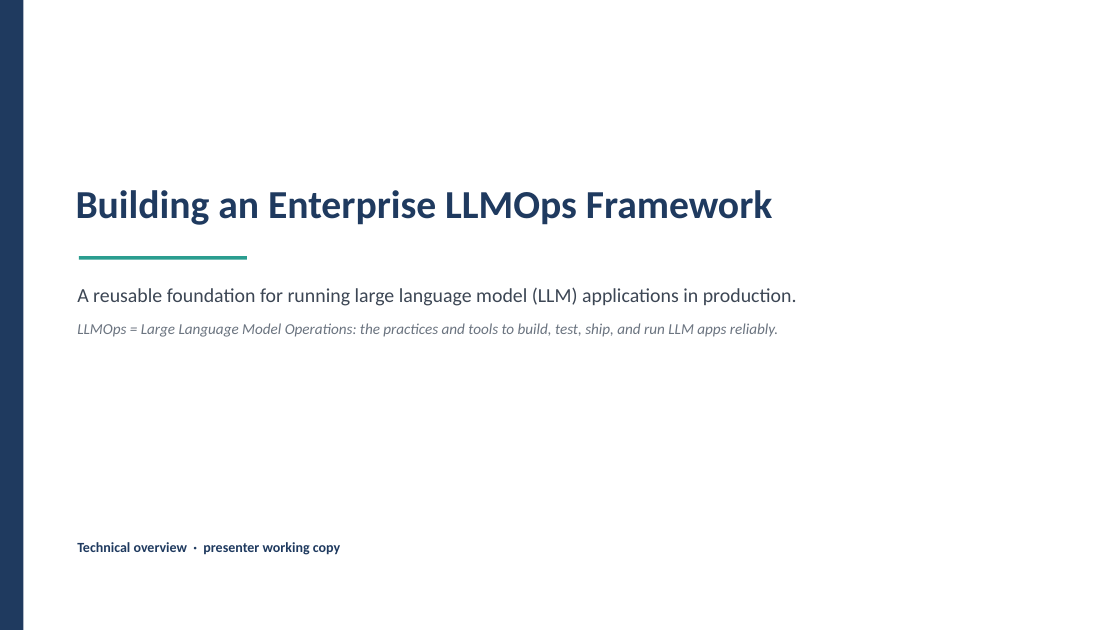
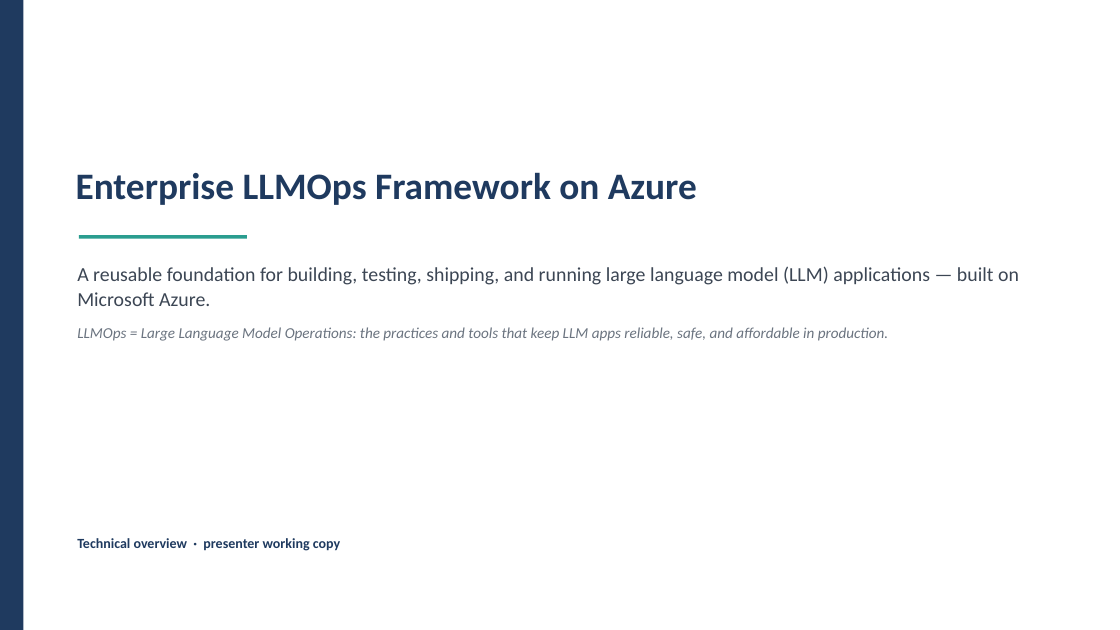
Before and after one commit to shyamanugu/LLMOps, a slide deck: slide 1 of presentation/LLMOps-Framework-Technical.pptx. Drawn at 1120x630 pixels with LibreOffice and Linux fonts; fonts in the diff are those of the drawing. Boxes give left, top, right and bottom in pixels: in the first picture for what was removed or moved away, otherwise in the second. Text is boxed around its words. In the diff, an @@ line names an element or a change of style, - is before the commit and + after.

```diff
--- a/presentation/LLMOps-Framework-Technical.pptx
+++ b/presentation/LLMOps-Framework-Technical.pptx
@@ text at bbox=[76, 172, 697, 205]: text changed; size 34 to 32 pt @@
-Building an Enterprise LLMOps Framework
+Enterprise LLMOps Framework on Azure
@@ rectangle: place and size @@
-rectangle at bbox=[79, 256, 247, 260]
+rectangle at bbox=[79, 235, 247, 239]
@@ text at bbox=[77, 266, 1019, 341]: text changed; size 13 to 17 pt; text colour #6B7480 to #3C4654; italic off @@
-A reusable foundation for running large language model (LLM) applications in production.
-LLMOps = Large Language Model Operations: the practices and tools to build, test, ship, and run LLM apps reliably.
+A reusable foundation for building, testing, shipping, and running large language model (LLM) applications — built on Microsoft Azure.
+LLMOps = Large Language Model Operations: the practices and tools that keep LLM apps reliable, safe, and affordable in production.
@@ text "Technical overview · presenter working ...": place and size @@
-text "Technical overview · presenter working ..." at bbox=[77, 542, 340, 555]
+text "Technical overview · presenter working ..." at bbox=[77, 538, 340, 551]
```
Also in this commit, not shown: 6 other slides changed, 9 slides added, 8 slides removed, 1 other file.
